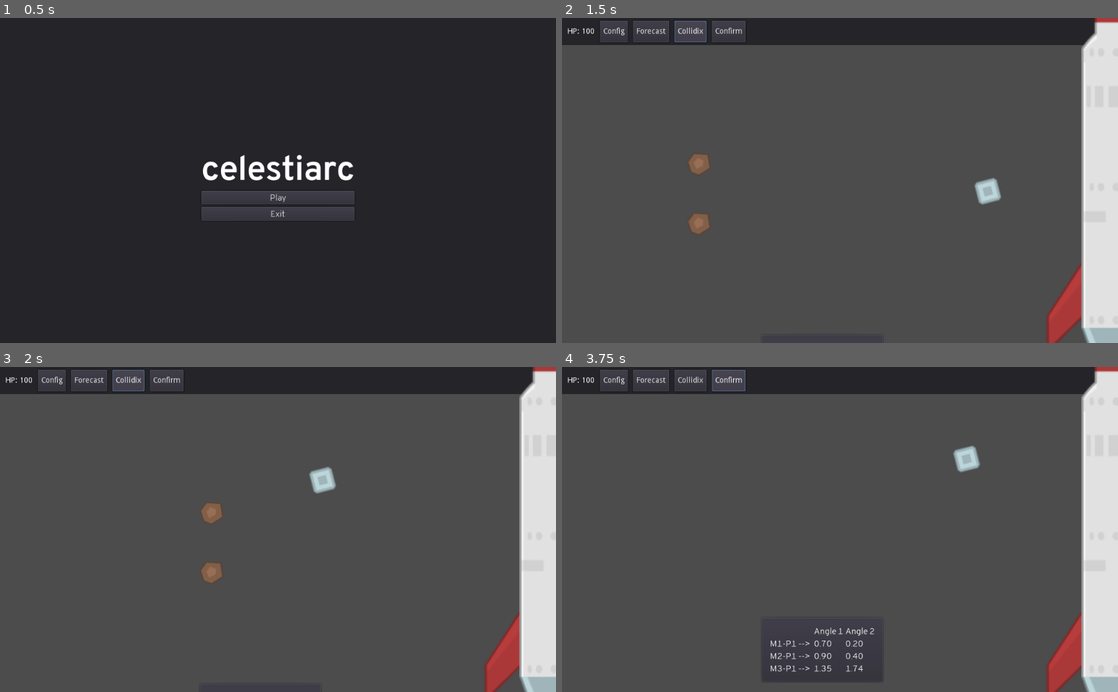
Above: before the commit, frames 1-4 (two rows, left to right).
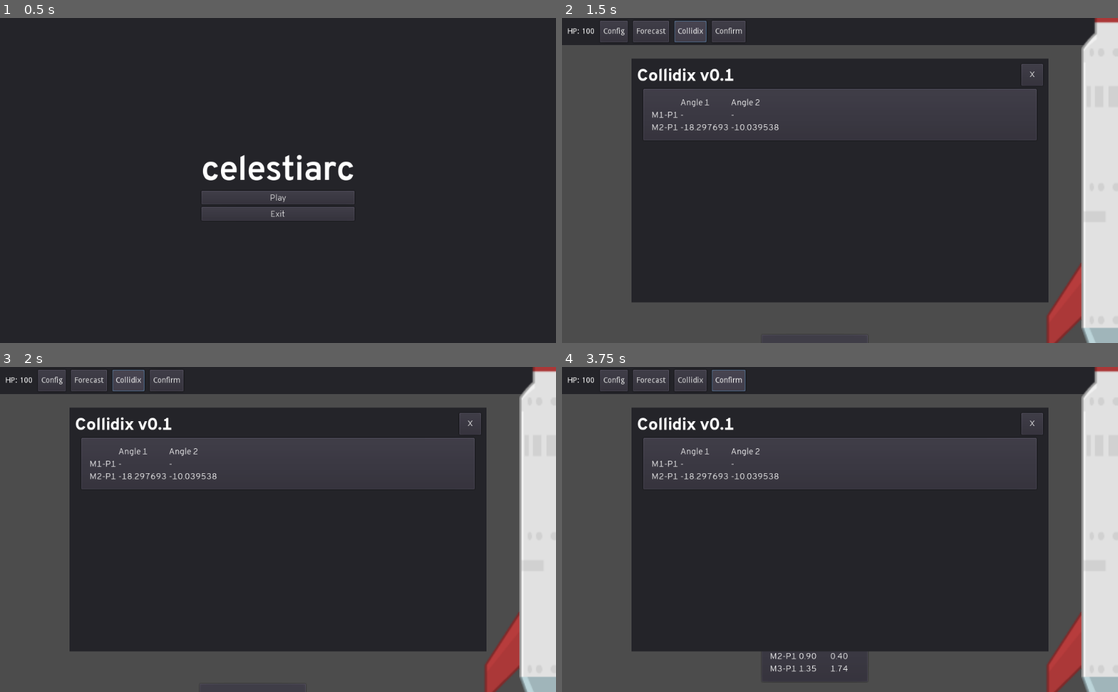
Above: after the commit, the same moments.

Repository: DrgnInventor/celestiarc
Game: Godot game, scene res://scenes/MainMenu.tscn
Two runs of this game, one before a commit and one after it. Both use one fixed random seed, a clock stepped at 60 frames per second and the inputs below.
Inputs:
- Up to frame 1 (0.5 s): no input
- Up to frame 2 (1.5 s): click "Play" at 0.5 s; click "Collidix" at 1.25 s
- Up to frame 3 (2 s): no input
- Up to frame 4 (3.75 s): click "Confirm" at 2 s; click "Confirm" at 2.75 s; hold Up (ui_up) from 3.53 s (still down)

Frame 1 is identical in both runs. In frame 2, 45% of the frame differs, in the area x 12-88%, y 12-88%; in frame 3, 45%; in frame 4, 46%, in the area x 12-88%, y 12-97%.

Commit message:
Create CollidixOverlay

Diff:
--- /dev/null
+++ b/scenes/CollidixOverlay.tscn
@@ -0,0 +1,28 @@
+[gd_scene load_steps=4 format=2]
+
+[ext_resource path="res://scenes/BaseOverlay.tscn" type="PackedScene" id=1]
+[ext_resource path="res://scenes/MeteorPlatformTable.tscn" type="PackedScene" id=2]
+[ext_resource path="res://scripts/CollidixOverlay.gd" type="Script" id=3]
+
+[node name="CollidixOverlay" instance=ExtResource( 1 )]
+script = ExtResource( 3 )
+
+[node name="Title" parent="Panel/VBoxContainer/TitleBar/HBoxContainer" index="0"]
+margin_right = 180.0
+text = "Collidix v0.1"
+
+[node name="Empty" parent="Panel/VBoxContainer/TitleBar/HBoxContainer" index="1"]
+margin_left = 184.0
+
+[node name="Content" parent="Panel/VBoxContainer" index="1"]
+margin_bottom = 88.0
+
+[node name="SampleText" parent="Panel/VBoxContainer/Content" index="0"]
+margin_top = 7.0
+margin_bottom = 26.0
+text = ""
+
+[node name="MeteorPlatformTable" parent="Panel/VBoxContainer/Content" index="1" instance=ExtResource( 2 )]
+margin_left = 20.0
+margin_right = 748.0
+margin_bottom = 34.0
--- a/scenes/Main.tscn
+++ b/scenes/Main.tscn
@@ -1,10 +1,11 @@
-[gd_scene load_steps=6 format=2]
+[gd_scene load_steps=7 format=2]
 
 [ext_resource path="res://scenes/SpaceStation.tscn" type="PackedScene" id=1]
 [ext_resource path="res://scripts/main.gd" type="Script" id=2]
 [ext_resource path="res://scenes/RotatingPlatform.tscn" type="PackedScene" id=3]
 [ext_resource path="res://scenes/MeteorPlatformTable.tscn" type="PackedScene" id=4]
 [ext_resource path="res://scenes/HUD.tscn" type="PackedScene" id=5]
+[ext_resource path="res://scenes/CollidixOverlay.tscn" type="PackedScene" id=6]
 
 [node name="Main" type="Node2D"]
 script = ExtResource( 2 )
@@ -25,3 +26,16 @@
 margin_top = 583.314
 margin_right = 466.223
 margin_bottom = 683.314
+
+[node name="Overlays" type="CanvasLayer" parent="."]
+
+[node name="CollidixOverlay" parent="Overlays" instance=ExtResource( 6 )]
+visible = false
+anchor_left = 0.5
+anchor_top = 0.5
+anchor_right = 0.5
+anchor_bottom = 0.5
+margin_left = 0.0
+margin_top = 0.0
+margin_right = 0.0
+margin_bottom = 0.0
--- /dev/null
+++ b/scripts/CollidixOverlay.gd
@@ -0,0 +1,11 @@
+extends Control
+
+onready var meteor_platform_table = $Panel/VBoxContainer/Content/MeteorPlatformTable
+
+
+func get_meteor_platform_table():
+	return meteor_platform_table
+
+
+func set_table_data(data: Array) -> void:
+	meteor_platform_table.refresh_data(data)
--- a/scripts/HUD.gd
+++ b/scripts/HUD.gd
@@ -1,6 +1,17 @@
 extends Control
 
+signal collidix_button_pressed
+const collidix_overlay = preload("res://scenes/CollidixOverlay.tscn")
 onready var hp_label = $Panel/HBoxContainer/HpLabel
+onready var collidix_button = $Panel/HBoxContainer/CollidixButton
+
+
+func _ready():
+	collidix_button.connect("pressed", self, "_on_collidix_button_pressed")
+
+
+func _on_collidix_button_pressed():
+	emit_signal("collidix_button_pressed")
 
 
 func set_hp_label(hp: int) -> void:
--- a/scripts/MeteorPlatformTable.gd
+++ b/scripts/MeteorPlatformTable.gd
@@ -6,10 +6,11 @@
 
 func _ready():
 	## Example data
-	create_row("", "Angle 1", "Angle 2")
-	create_row("M1-P1 --> ", "0.70", "0.20")
-	create_row("M2-P1 --> ", "0.90", "0.40")
-	create_row("M3-P1 --> ", "1.35", "1.74")
+	refresh_data([
+		["M1-P1", "0.70", "0.20"],
+		["M2-P1", "0.90", "0.40"],
+		["M3-P1", "1.35", "1.74"],
+	])
 
 
 func _create_label(text: String) -> Label:
@@ -23,3 +24,13 @@
 	wrapper.add_child(_create_label(a))
 	wrapper.add_child(_create_label(b))
 	wrapper.add_child(_create_label(c))
+
+
+func refresh_data(data: Array) -> void:
+	"""data: N sized array with arrays of 3 strings as children."""
+	for child in wrapper.get_children():
+		child.queue_free()
+
+	create_row("", "Angle 1", "Angle 2")
+	for d in data:
+		create_row(d[0], d[1], d[2])
--- a/scripts/main.gd
+++ b/scripts/main.gd
@@ -6,18 +6,22 @@
 onready var hud = $HUD
 onready var space_station = $SpaceStation
 onready var meteor_platform_table = $MeteorPlatformTable
+onready var collidix_overlay = $Overlays/CollidixOverlay
 
 
 func _ready():
 	refresh_hp_label()
 	space_station.connect("hp_change", self, "_on_space_station_hp_change")
+	hud.connect("collidix_button_pressed", self, "_on_collidix_button_pressed")
 	# warning-ignore:unused_variable
 	var meteors = [
 		add_meteor(Vector2(0, 40), 50),
 		add_meteor(Vector2(0, 60), 50)
 	]
 
-	print(gen_meteor_platform_table_data(meteors, [$RotatingPlatform]))
+	collidix_overlay.set_table_data(
+		gen_meteor_platform_table_data(meteors, [$RotatingPlatform])
+	)
 
 
 func _process(_delta) -> void:
@@ -33,6 +37,10 @@
 
 func _on_space_station_hp_change(_hp: int) -> void:
 	refresh_hp_label()
+
+
+func _on_collidix_button_pressed() -> void:
+	collidix_overlay.visible = !collidix_overlay.visible
 
 
 func add_meteor(pos: Vector2, v: int) -> KinematicBody2D:
